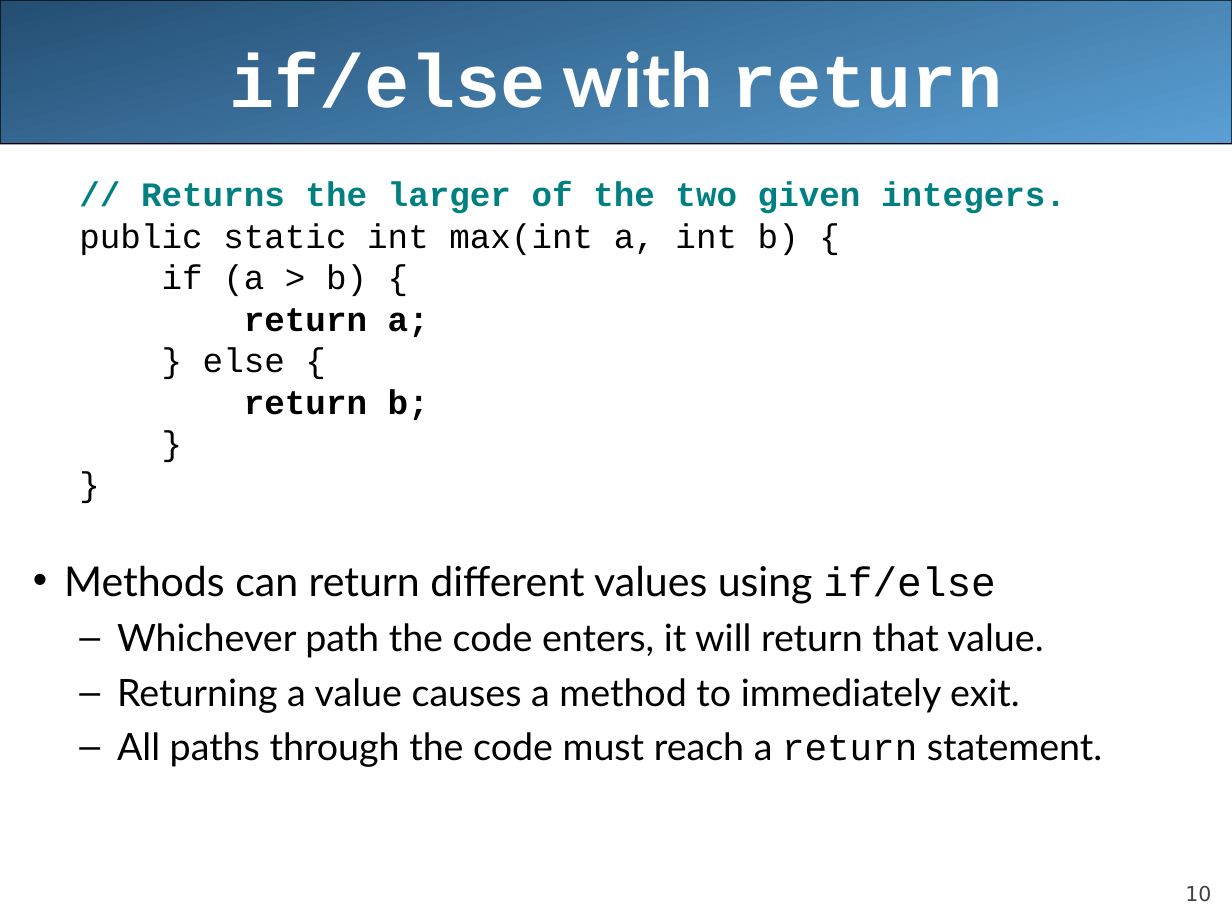
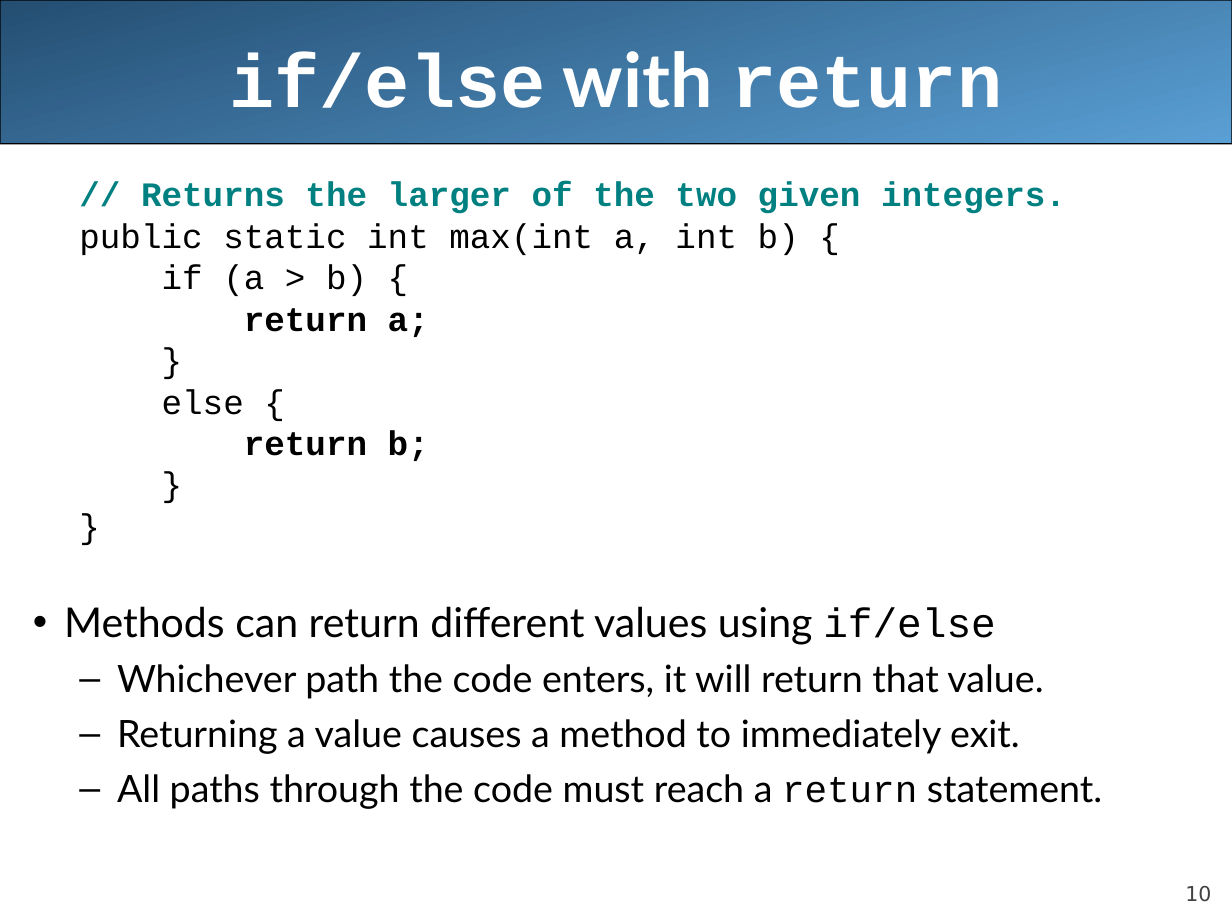
Before and after one commit to LongBaoNguyen/longbaonguyen.github.io, a slide deck: slide 10 of courses/apcsa/lecture9.ppt. Drawn at 1232x924 pixels with LibreOffice and Linux fonts; fonts in the diff are those of the drawing. Boxes give left, top, right and bottom in pixels: in the first picture for what was removed or moved away, otherwise in the second. Text is boxed around its words. In the diff, an @@ line names an element or a change of style, - is before the commit and + after.

```diff
--- a/courses/apcsa/lecture9.ppt
+++ b/courses/apcsa/lecture9.ppt
@@ text at (x1=162, y1=389, x2=244, y2=415): text changed @@
-  } else {
+  }
+  else {
```
Also in this commit, not shown: 5 other slides changed, 1 other file.
